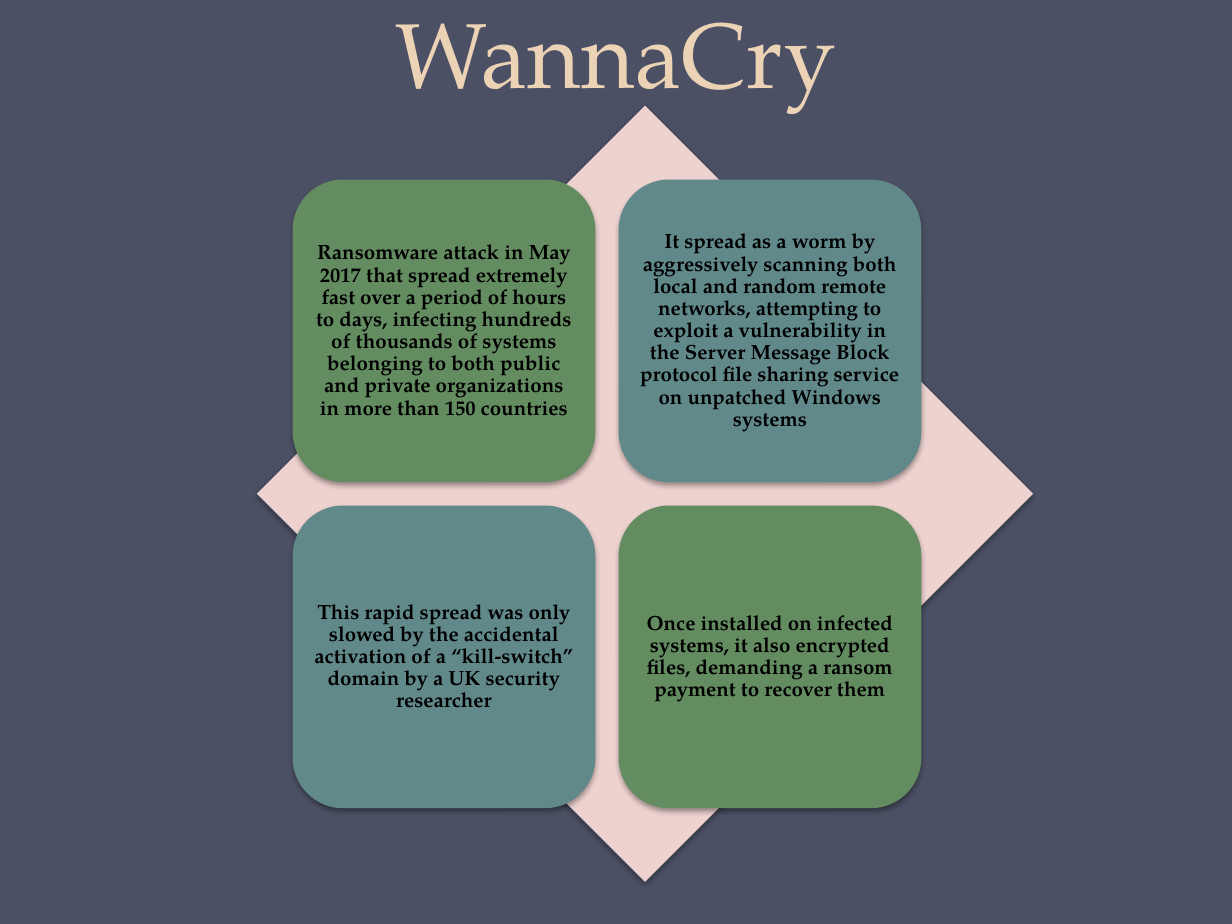
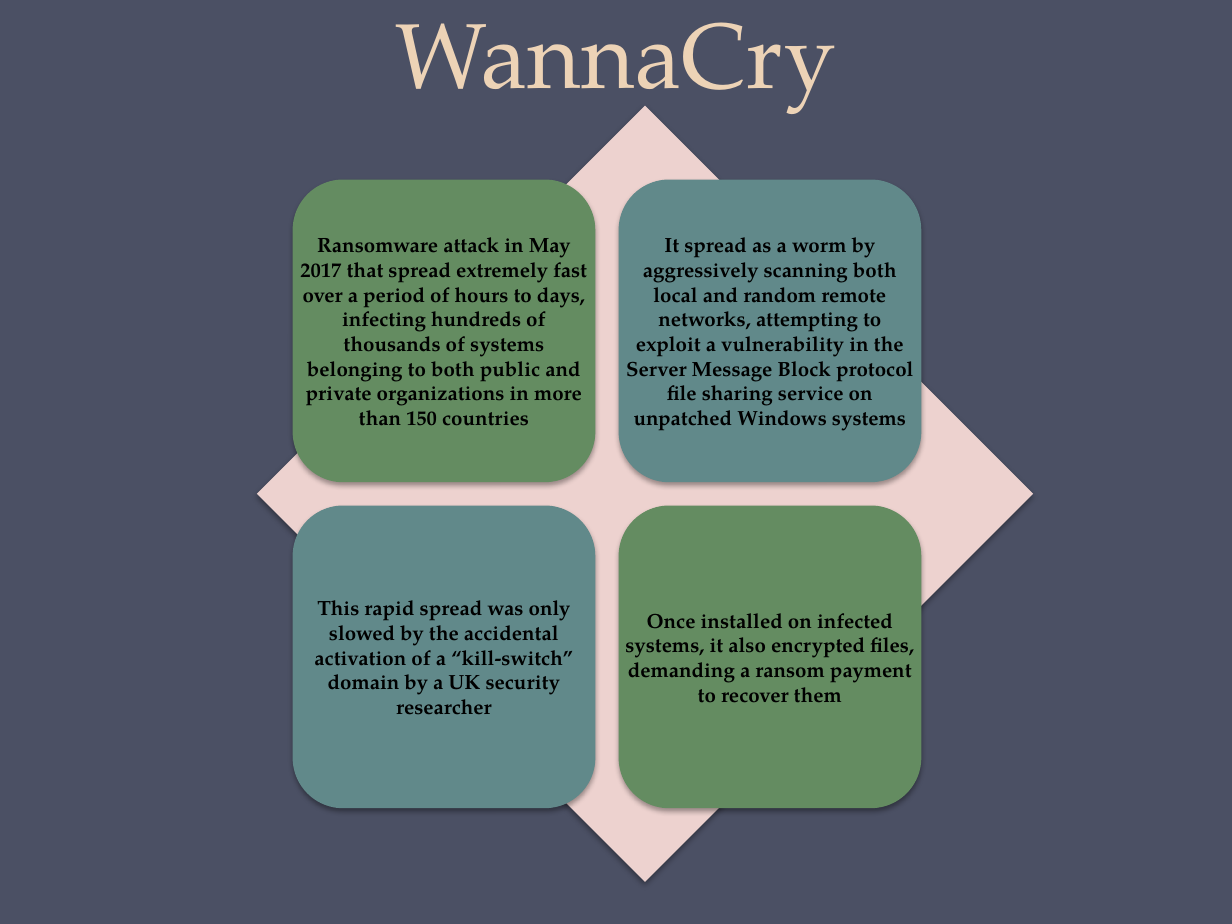
Before and after one commit to Syed007Hassan/Fast-Material-CS-SE, a slide deck: slide 12 of 7TH SEMESTER/Information Security - Abdul Aziz/Letures old/CH06-CompSec4e_Malicious Software.pptx. Drawn at 1232x924 pixels with LibreOffice and Linux fonts; fonts in the diff are those of the drawing. Boxes give left, top, right and bottom in pixels: in the first picture for what was removed or moved away, otherwise in the second. Text is boxed around its words. In the diff, an @@ line names an element or a change of style, - is before the commit and + after.

```diff
--- a/7TH SEMESTER/Information Security - Abdul Aziz/Letures old/CH06-CompSec4e_Malicious Software.pptx
+++ b/7TH SEMESTER/Information Security - Abdul Aziz/Letures old/CH06-CompSec4e_Malicious Software.pptx
@@ text "Ransomware attack in May 2017 ..." moved from (x1=316, y1=244, x2=572, y2=416) to (x1=300, y1=237, x2=587, y2=426) @@
@@ text "It spread as a worm ..." moved from (x1=640, y1=233, x2=900, y2=432) to (x1=626, y1=237, x2=913, y2=431) @@
@@ line spacing 0.9 to 1 in 4 elements at (x1=300, y1=237, x2=587, y2=426), (x1=626, y1=237, x2=913, y2=431), (x1=314, y1=600, x2=573, y2=715), (x1=625, y1=613, x2=914, y2=703) @@
@@ text "Once installed on infected systems, ..." moved from (x1=647, y1=615, x2=893, y2=702) to (x1=625, y1=613, x2=914, y2=703) @@
```
Also in this commit, not shown: 16 other slides changed, 49 other files.
